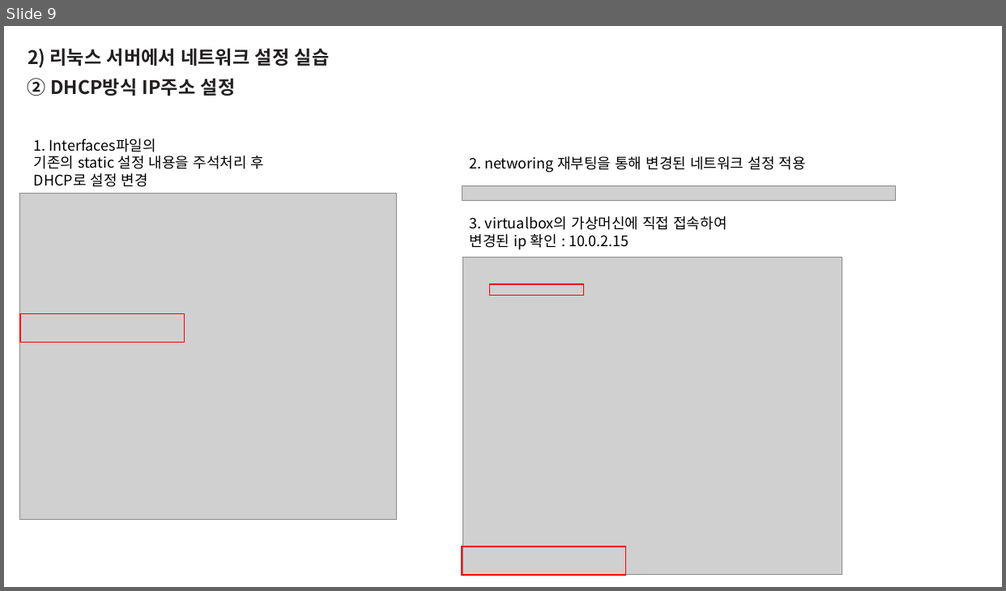
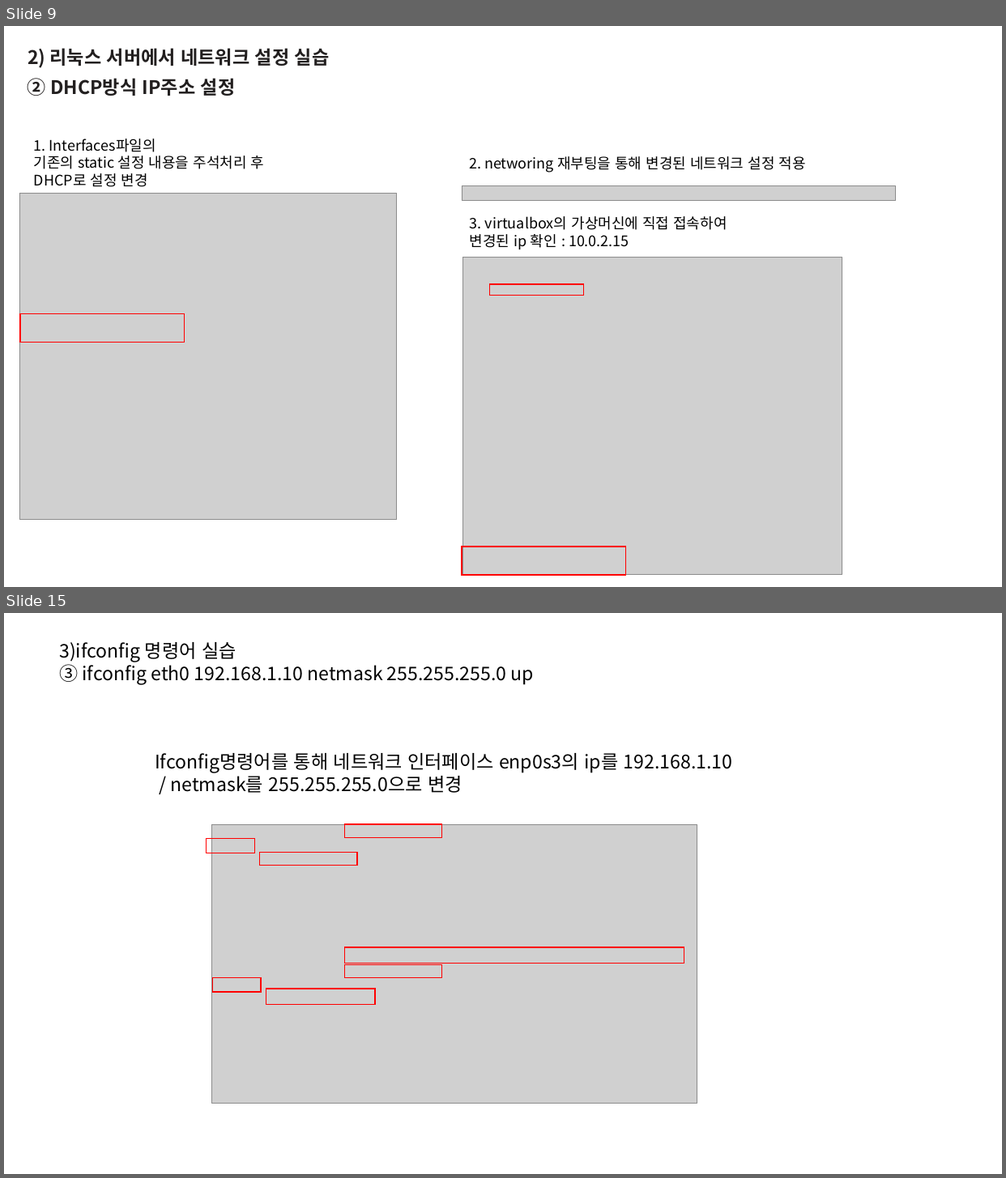
Before and after one commit to blueduckgraymouse/KOPO_SoftwareCoding, a slide deck: 리눅스 프로그래밍 수업/7강/35_임현덕_20220411.pptx. Shown one above the other, each under a label of ours: slide 9 before the commit, slides 9 and 15 after it; the slides between them are not shown. The pictures are 1006x591 and 1006x1178 pixels, drawn with LibreOffice and Linux fonts; fonts in the diff are those of the drawing; grey boxes stand for pictures. Boxes give left, top, right and bottom in pixels: in the first picture for what was removed or moved away, otherwise in the second. Text is boxed around its words. In the diff, an @@ line names an element or a change of style, - is before the commit and + after.

```diff
--- a/리눅스 프로그래밍 수업/7강/35_임현덕_20220411.pptx
+++ b/리눅스 프로그래밍 수업/7강/35_임현덕_20220411.pptx
@@ slide 15 added at (x1=4, y1=613, x2=1002, y2=1174), background #FFFFFF @@
@@ text added at (x1=59, y1=642, x2=533, y2=685), 18 pt, text #000000 @@
+3)ifconfig 명령어 실습
+③ ifconfig eth0 192.168.1.10 netmask 255.255.255.0 up
@@ text added at (x1=155, y1=753, x2=732, y2=793), 18 pt, text #000000 @@
+Ifconfig명령어를 통해 네트워크 인터페이스 enp0s3의 ip를 192.168.1.10
+/ netmask를 255.255.255.0으로 변경
@@ picture added at (x1=211, y1=824, x2=697, y2=1103) @@
@@ rectangle added at (x1=345, y1=824, x2=442, y2=837), outline #FF0000 1 pt @@
@@ rectangle added at (x1=206, y1=839, x2=255, y2=854), outline #FF0000 1 pt @@
@@ rectangle added at (x1=260, y1=853, x2=357, y2=866), outline #FF0000 1 pt @@
@@ rectangle added at (x1=345, y1=948, x2=684, y2=964), outline #FF0000 1 pt @@
@@ rectangle added at (x1=345, y1=965, x2=442, y2=978), outline #FF0000 1 pt @@
@@ rectangle added at (x1=212, y1=977, x2=261, y2=992), outline #FF0000 1 pt @@
@@ rectangle added at (x1=266, y1=989, x2=375, y2=1004), outline #FF0000 1 pt @@
```
Also in this commit, not shown: 2 slides changed, 16 other slides added, 3 slides removed.
